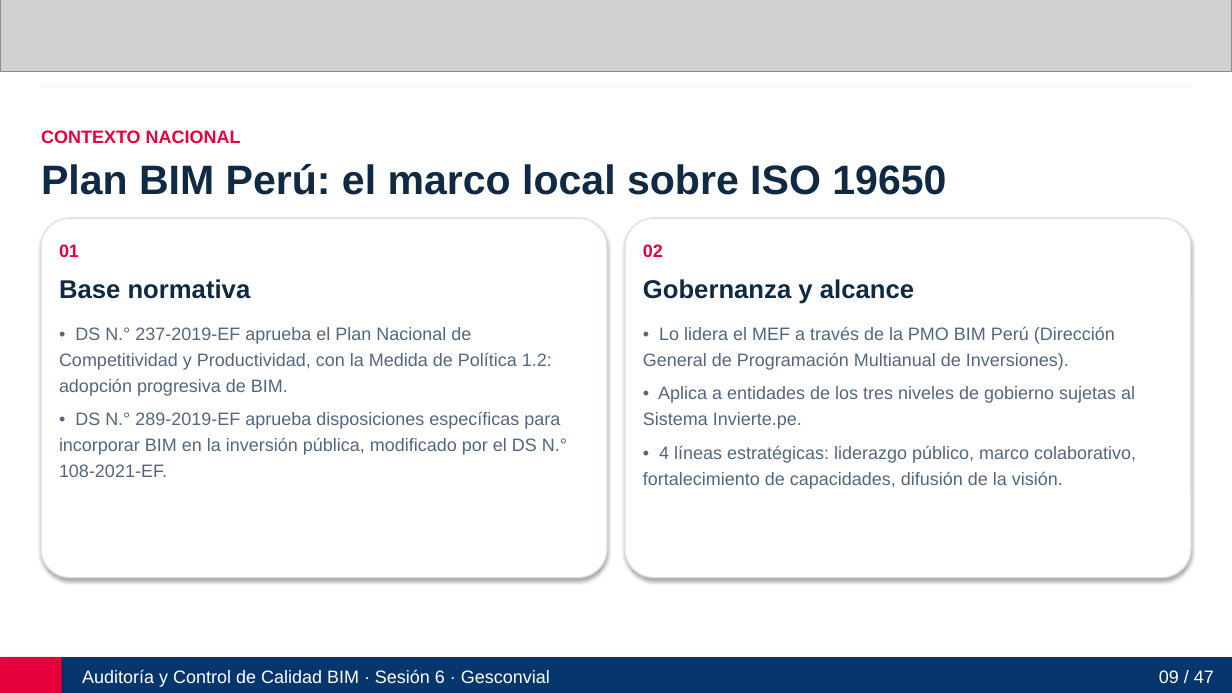
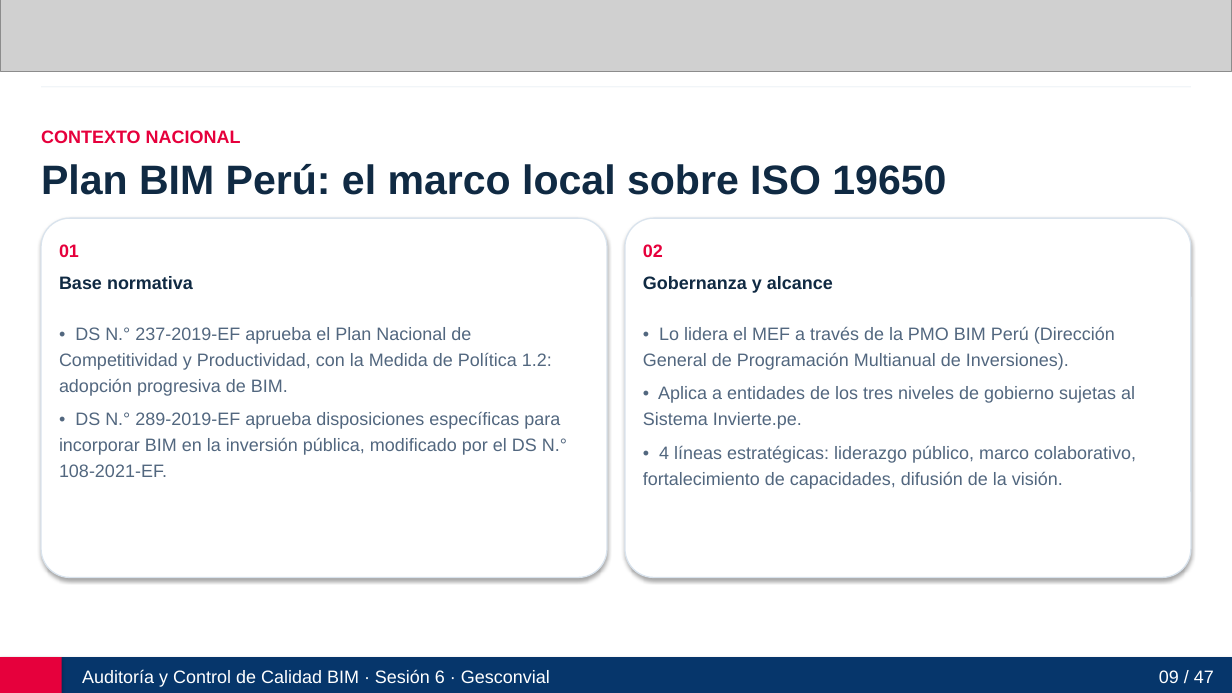
Before and after one commit to manuelzv150-art/auditoria-control-calidad-bim-gesconvial, a slide deck: slide 9 of Auditoria_y_Control_de_Calidad_BIM_Gesconvial_Sesion6.pptx. Drawn at 1232x693 pixels with LibreOffice and Linux fonts; fonts in the diff are those of the drawing; grey boxes stand for pictures. Boxes give left, top, right and bottom in pixels: in the first picture for what was removed or moved away, otherwise in the second. Text is boxed around its words. In the diff, an @@ line names an element or a change of style, - is before the commit and + after.

```diff
--- a/Auditoria_y_Control_de_Calidad_BIM_Gesconvial_Sesion6.pptx
+++ b/Auditoria_y_Control_de_Calidad_BIM_Gesconvial_Sesion6.pptx
@@ text "Base normativa" at box(59, 276, 193, 289): size 20 to 14 pt @@
@@ text "Gobernanza y alcance" at box(643, 276, 833, 293): size 20 to 14 pt @@
```
Also in this commit, not shown: 13 other slides changed, 14 other files.
